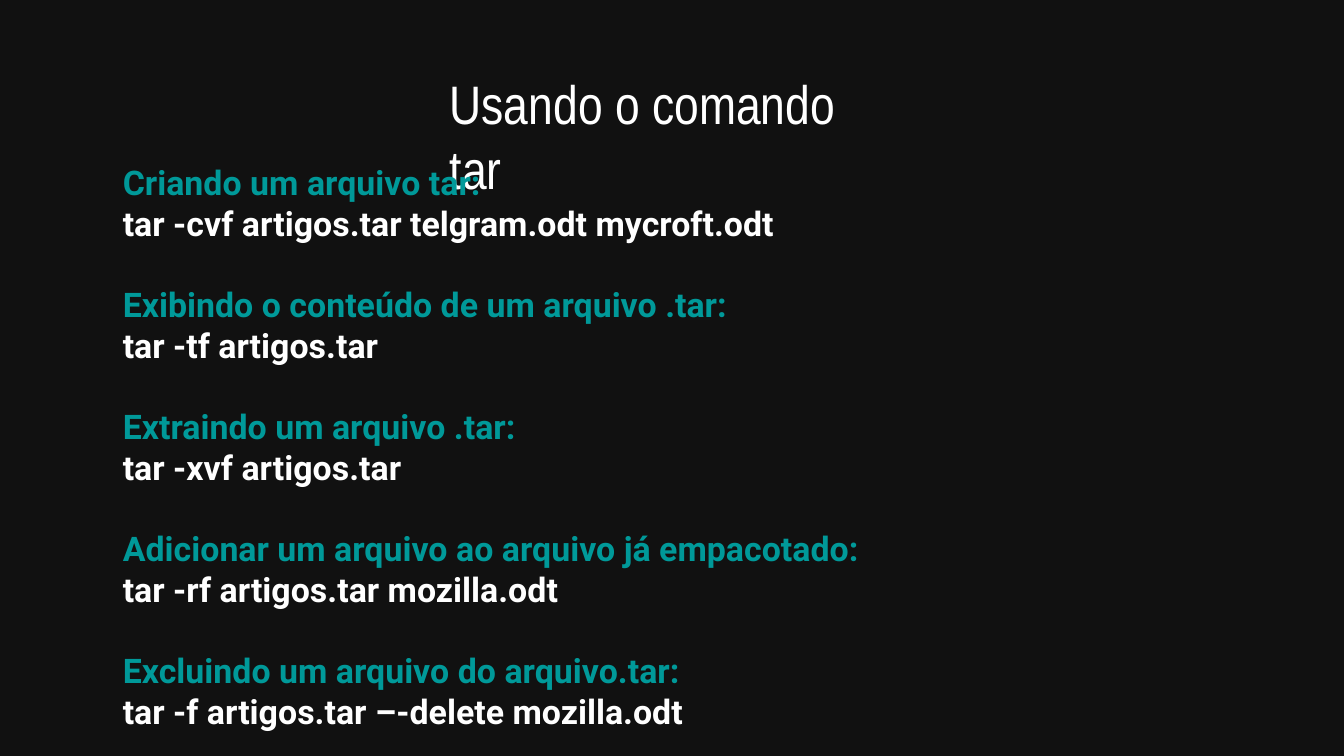
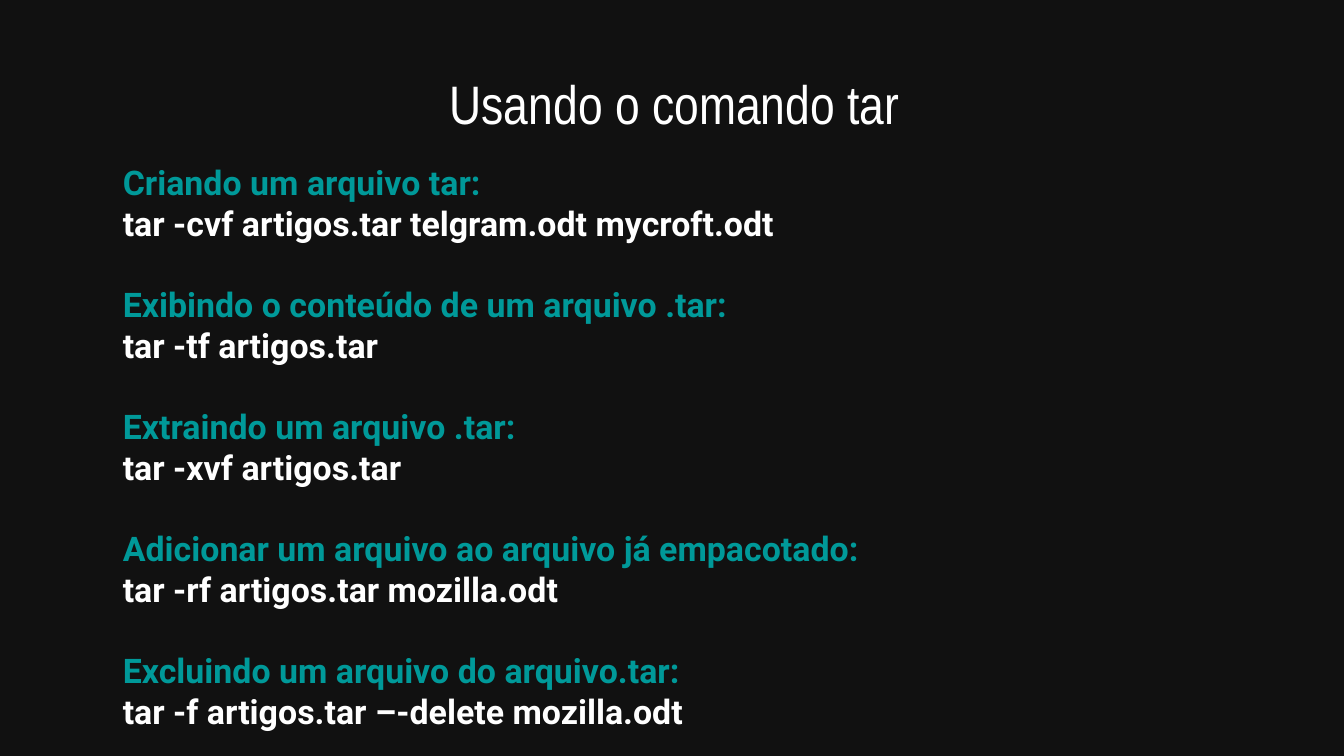
Before and after one commit to allythy/Palestras, a slide deck: slide 36 of Minicurso Do Terminal GNU-Linux ao Python/VI Workshop da Escola de Engenharias e TI.odp (slide 39 before the commit). Drawn at 1344x756 pixels with LibreOffice and Linux fonts; fonts in the diff are those of the drawing. Boxes give left, top, right and bottom in pixels: in the first picture for what was removed or moved away, otherwise in the second. Text is boxed around its words. In the diff, an @@ line names an element or a change of style, - is before the commit and + after.

```diff
--- a/Minicurso Do Terminal GNU-Linux ao Python/VI Workshop da Escola de Engenharias e TI.odp
+++ b/Minicurso Do Terminal GNU-Linux ao Python/VI Workshop da Escola de Engenharias e TI.odp
@@ text "Usando o comando tar" rewrapped from (450,84,835,195) to (450,84,899,125) @@
```
Also in this commit, not shown: 7 other slides changed, 1 slide added, 19 slides removed, 5 other files.
